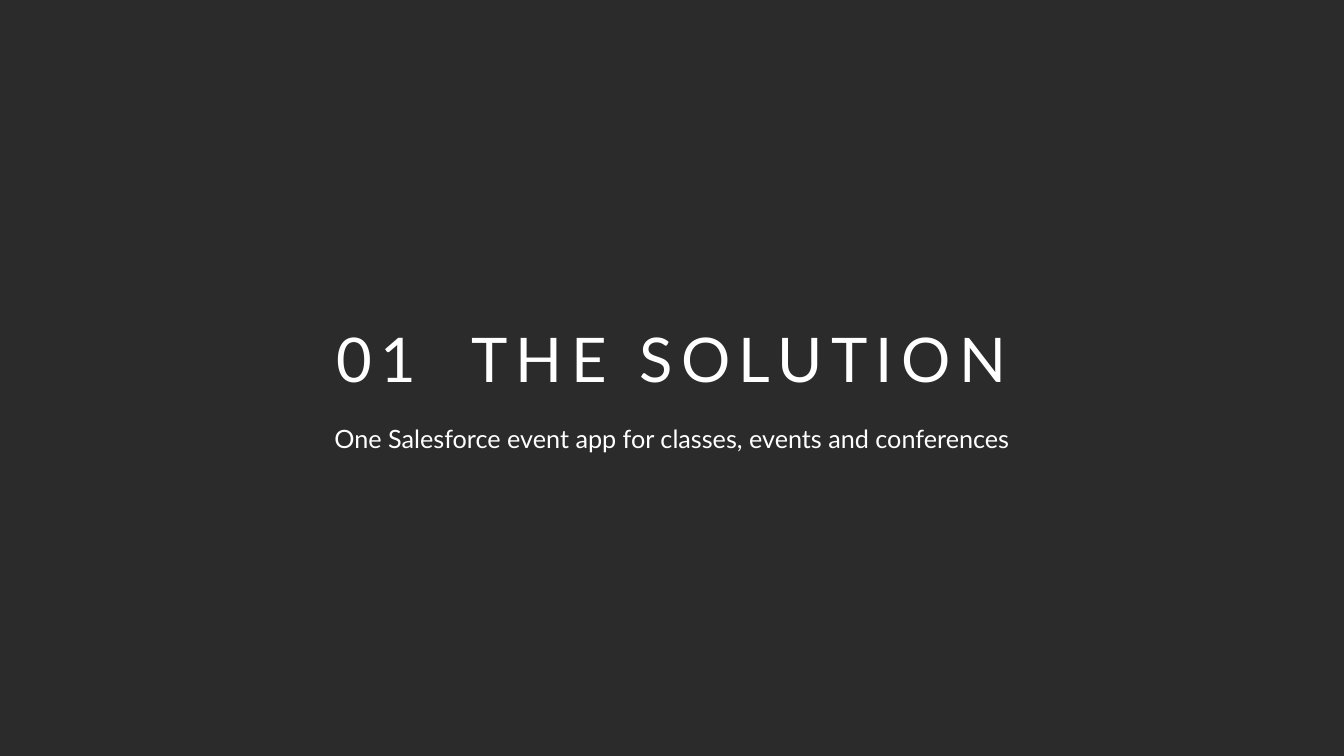
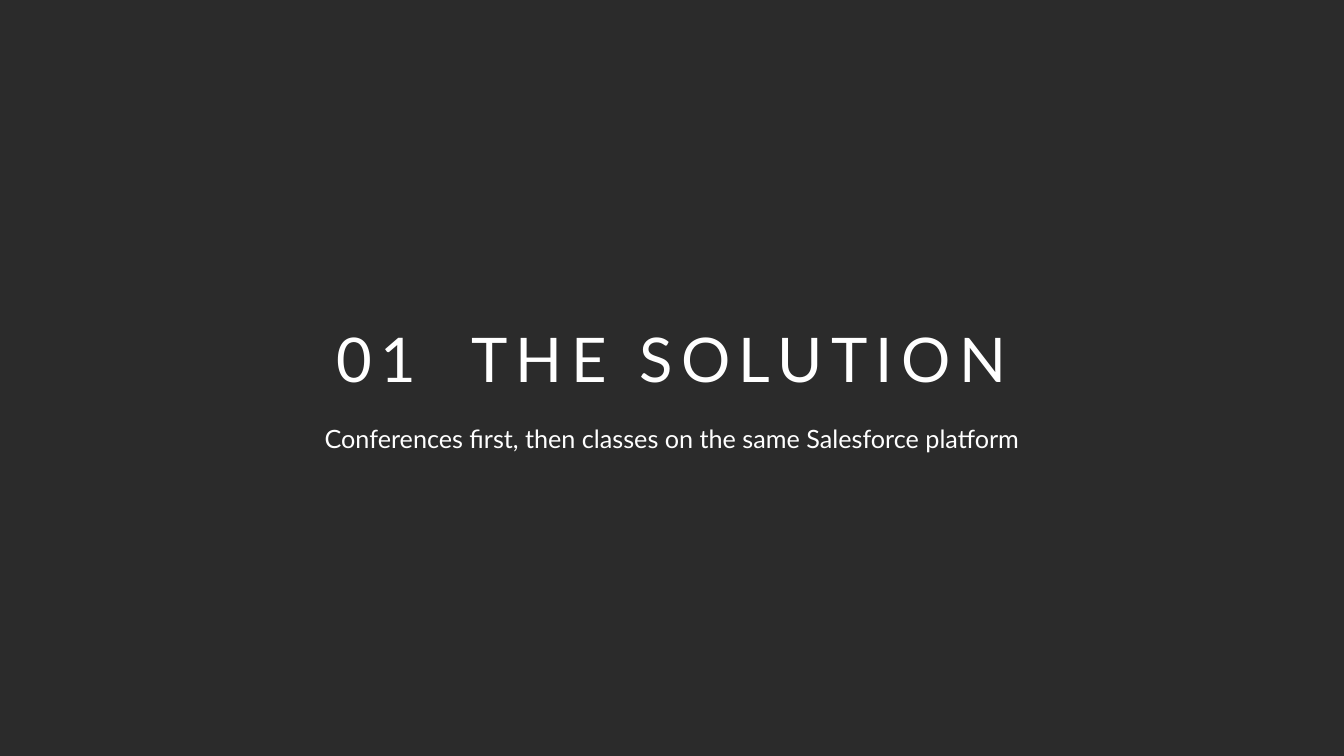
Before and after one commit to chintasurya/preSales_Memorial-hermann, a slide deck: slide 5 of deck/Memorial-Hermann-Event-Platform.pptx (slide 4 before the commit). Drawn at 1344x756 pixels with LibreOffice and Linux fonts; fonts in the diff are those of the drawing; background and template pictures are left out; a plain dark background stands for a picture behind light text. Boxes give left, top, right and bottom in pixels: in the first picture for what was removed or moved away, otherwise in the second. Text is boxed around its words. In the diff, an @@ line names an element or a change of style, - is before the commit and + after.

```diff
--- a/deck/Memorial-Hermann-Event-Platform.pptx
+++ b/deck/Memorial-Hermann-Event-Platform.pptx
@@ text at (325, 429, 1019, 453): text changed @@
-One Salesforce event app for classes, events and conferences
+Conferences first, then classes on the same Salesforce platform
```
Also in this commit, not shown: 15 other slides changed, 4 slides added, 2 slides removed, 8 other files.
